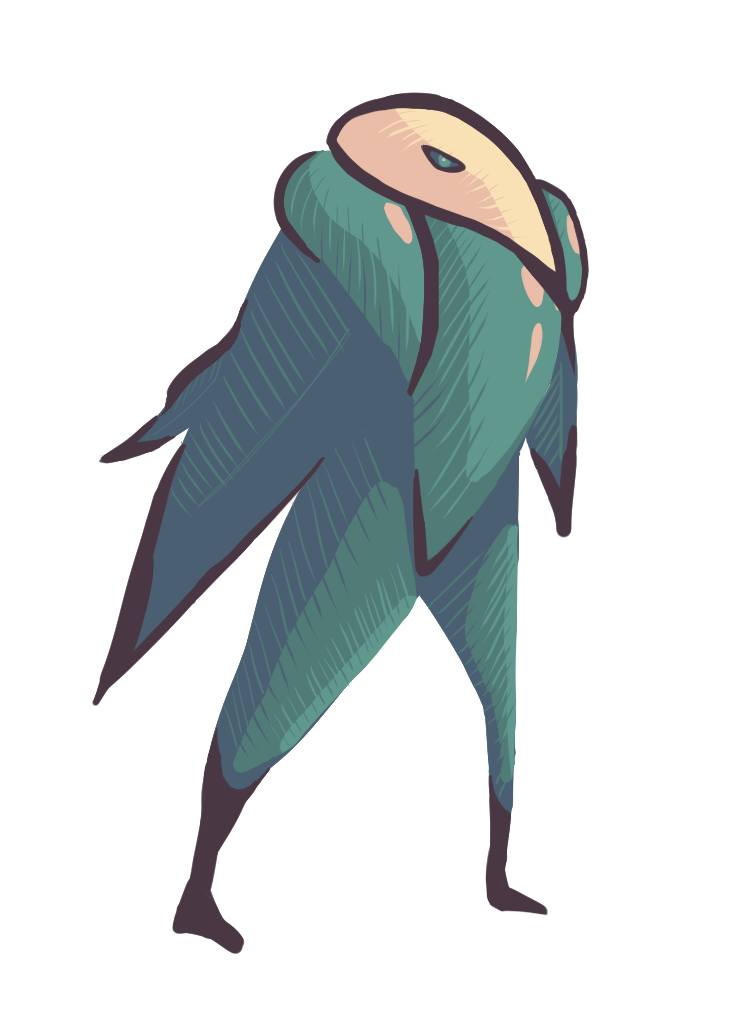
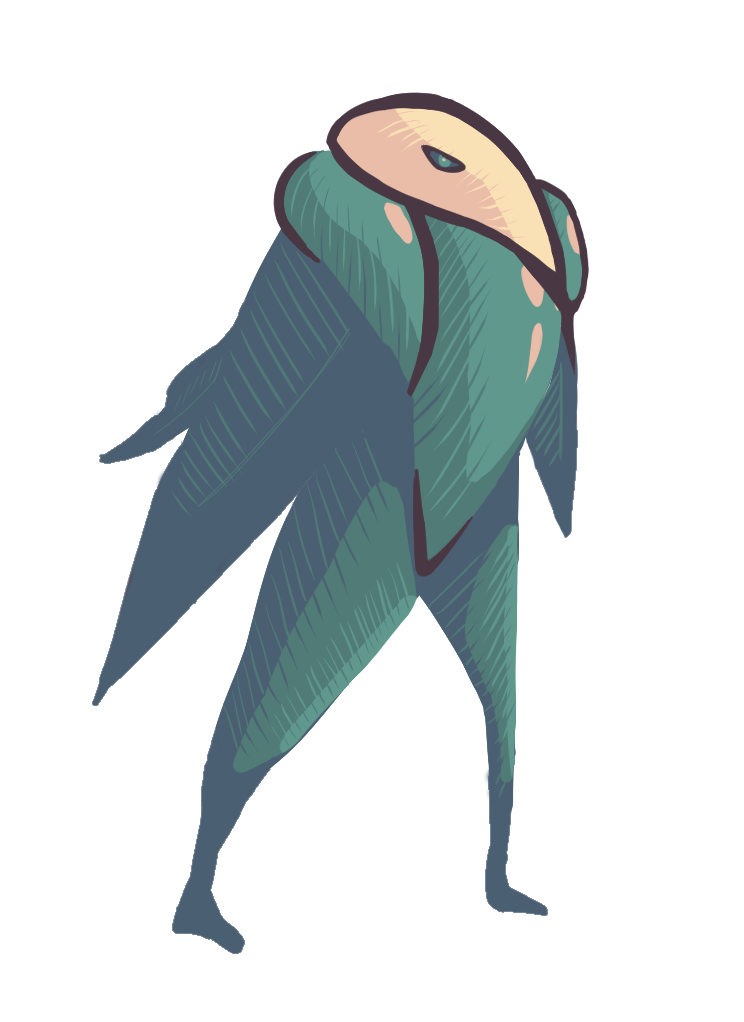
Comparing the layer stacks of the two 744px x 1022px images. Changes:
painted on "LeftArm" over [92, 299, 325, 706]
painted on "RightArm" over [529, 419, 579, 538]
painted on "LeftLeg" over [172, 728, 271, 954]
painted on "RightLeg" over [483, 768, 548, 916]
